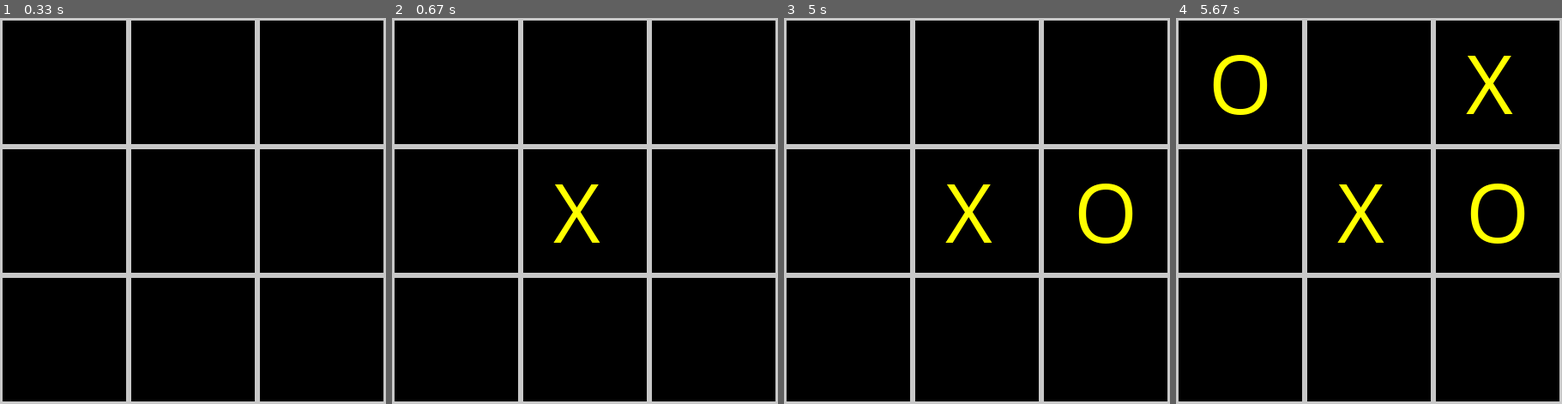
Above: before the commit, frames 1-4 (left to right).
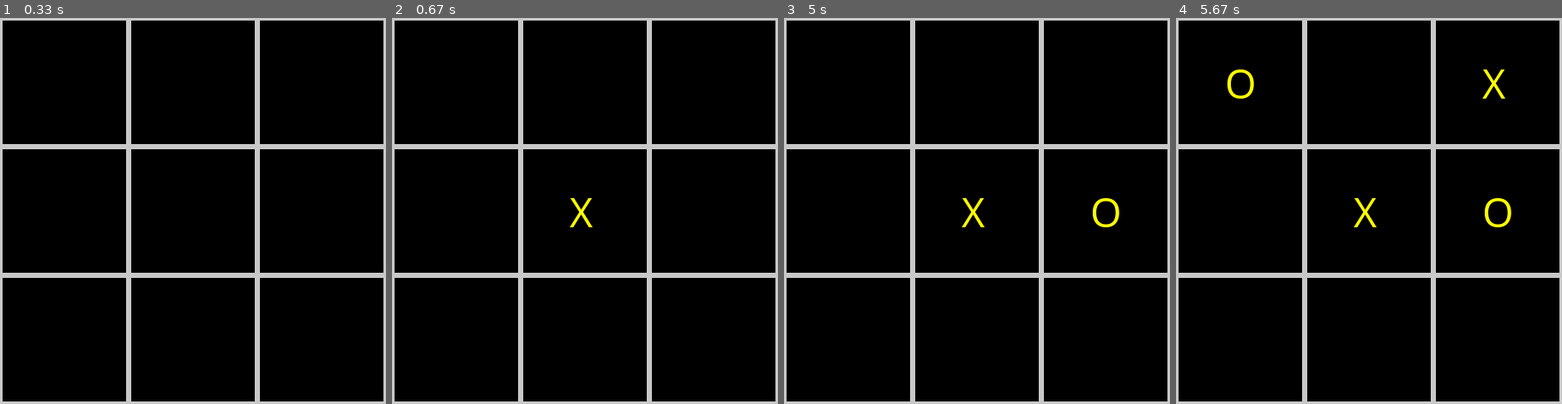
Above: after the commit, the same moments.

Repository: fldragonn/pygame
Game: pygame game, started from PYTICTACTOE/01_init.py
The game is run twice, just before and just after one commit, with the same random seed, the same clock (stepped at 60 frames per second) and the same inputs.
Inputs (mouse positions are in pixels of both pictures, inside the frame that each line leads up to):
- Up to frame 1 (0.33 s): no input
- Up to frame 2 (0.67 s): click (585, 211) at 0.38 s
- Up to frame 3 (5 s): click (1096, 203) at 4.72 s
- Up to frame 4 (5.67 s): click (1450, 141) at 5.05 s; click (1257, 137) at 5.38 s

Frame 1 is identical in both runs. In frame 2, 0.6% of the frame differs, in the area x 41-54%, y 43-59%; in frame 3, 1.6%; in frame 4, 3.3%, in the area x 9-91%, y 9-59%.

Commit message:
틱택토 - 게임 메시지 출력하기

Diff:
--- a/PYTICTACTOE/01_init.py
+++ b/PYTICTACTOE/01_init.py
@@ -17,15 +17,23 @@
 COL_COUNT = screen_height // 3
 GRAY  = (200, 200, 200)
 WHITE = (255, 255, 255)
+BLACK = (  0,   0,   0)
 YELLOW = (255, 255, 0)
 
 TTTData = [[0, 0, 0], [0, 0, 0], [0, 0, 0]]
 Turn = 'X'
 
+running = True
+
 pygame.font.init()
-turn_font = pygame.font.SysFont('Comic Sans MS', 50 * 2)
+# font_list = pygame.font.get_fonts()
+# print(font_list)
+turn_font = pygame.font.SysFont('Comic Sans MS', 50)
+result_font = pygame.font.SysFont('arialblack', 70)
 turn_x = turn_font.render('X', True, YELLOW)
 turn_o = turn_font.render('O', True, YELLOW)
+victory_x = result_font.render('Winner X', True, WHITE)
+victory_o = result_font.render('Winner O', True, WHITE)
 
 def cellpt_to_listpt(m_pos):
     for x in range(COL_COUNT):
@@ -59,6 +67,34 @@
 / r - c = 2, -2
 '''
 
+def resetData():
+    global TTTData, Turn
+    TTTData = [[0, 0, 0], [0, 0, 0], [0, 0, 0]]
+    Turn = 'X'
+    screen.fill(BLACK)
+    pygame.display.update()
+
+def print_winner(prnTurn):
+
+        # pygame은 RGBA(alpha)를 지원하지 않는다.
+        # 서피스를 생성해 그 서피스에 투명도를 설정해 투명한 이미지를 출력한다.
+
+    result_surface = pygame.Surface( (screen_width, screen_height) )
+    result_surface.set_alpha(200)
+    result_surface.fill(BLACK)
+    screen.blit(result_surface, (0, 0))
+
+    victory_rect = victory_x.get_rect(center = (screen_width // 2, screen_height // 2))
+    if prnTurn == 'X':
+        screen.blit(victory_x, victory_rect)
+    else:
+        screen.blit(victory_o, victory_rect)
+    pygame.display.update()
+
+    pygame.time.delay(2000)
+    resetData()
+    py_main()
+
 def check_winner(r, c):
     global running
     mark_col = mark_row = mark_cross = 0
@@ -76,6 +112,7 @@
 
     if mark_row == 3 or mark_col == 3 or mark_cross == 3:
         print("VICTORY", Turn)
+        print_winner(Turn)
         running = False
 
 def change_mark():
@@ -85,31 +122,35 @@
     else:
         Turn = 'O'
 
-running = True
-while running:
-    for event in pygame.event.get():
-        if event.type == pygame.QUIT:
-            running = False
-
-        if event.type == pygame.MOUSEBUTTONDOWN:
-            mouse_pos = pygame.mouse.get_pos()
-            r, c = cellpt_to_listpt(mouse_pos)
-            if TTTData[r][c] == 0:
-                TTTData[r][c] = Turn
-                print_mark(r, c)
-                check_winner(r, c)
-                change_mark()
-
-            if event.button == 2:
+def py_main():
+    global running
+    while running:
+        for event in pygame.event.get():
+            if event.type == pygame.QUIT:
                 running = False
 
-    # 격자 그리기
-    for x in range(COL_COUNT):
-        for y in range(ROW_COUNT):
-            cell_rect = pygame.Rect(x * CELL_SIZE, y * CELL_SIZE, CELL_SIZE, CELL_SIZE)
-            pygame.draw.rect(screen, GRAY, cell_rect, 3)    # 3은 테두리 두께
+            if event.type == pygame.MOUSEBUTTONDOWN:
+                mouse_pos = pygame.mouse.get_pos()
+                r, c = cellpt_to_listpt(mouse_pos)
+                if TTTData[r][c] == 0:
+                    TTTData[r][c] = Turn
+                    print_mark(r, c)
+                    check_winner(r, c)
+                    change_mark()
 
-    # 화면 업데이트
-    pygame.display.update()
+                if event.button == 2:
+                    running = False
 
-pygame.quit()
+        # 격자 그리기
+        for x in range(COL_COUNT):
+            for y in range(ROW_COUNT):
+                cell_rect = pygame.Rect(x * CELL_SIZE, y * CELL_SIZE, CELL_SIZE, CELL_SIZE)
+                pygame.draw.rect(screen, GRAY, cell_rect, 3)    # 3은 테두리 두께
+
+        # 화면 업데이트
+        pygame.display.update()
+
+    pygame.quit()
+
+if __name__ == '__main__':
+    py_main()
